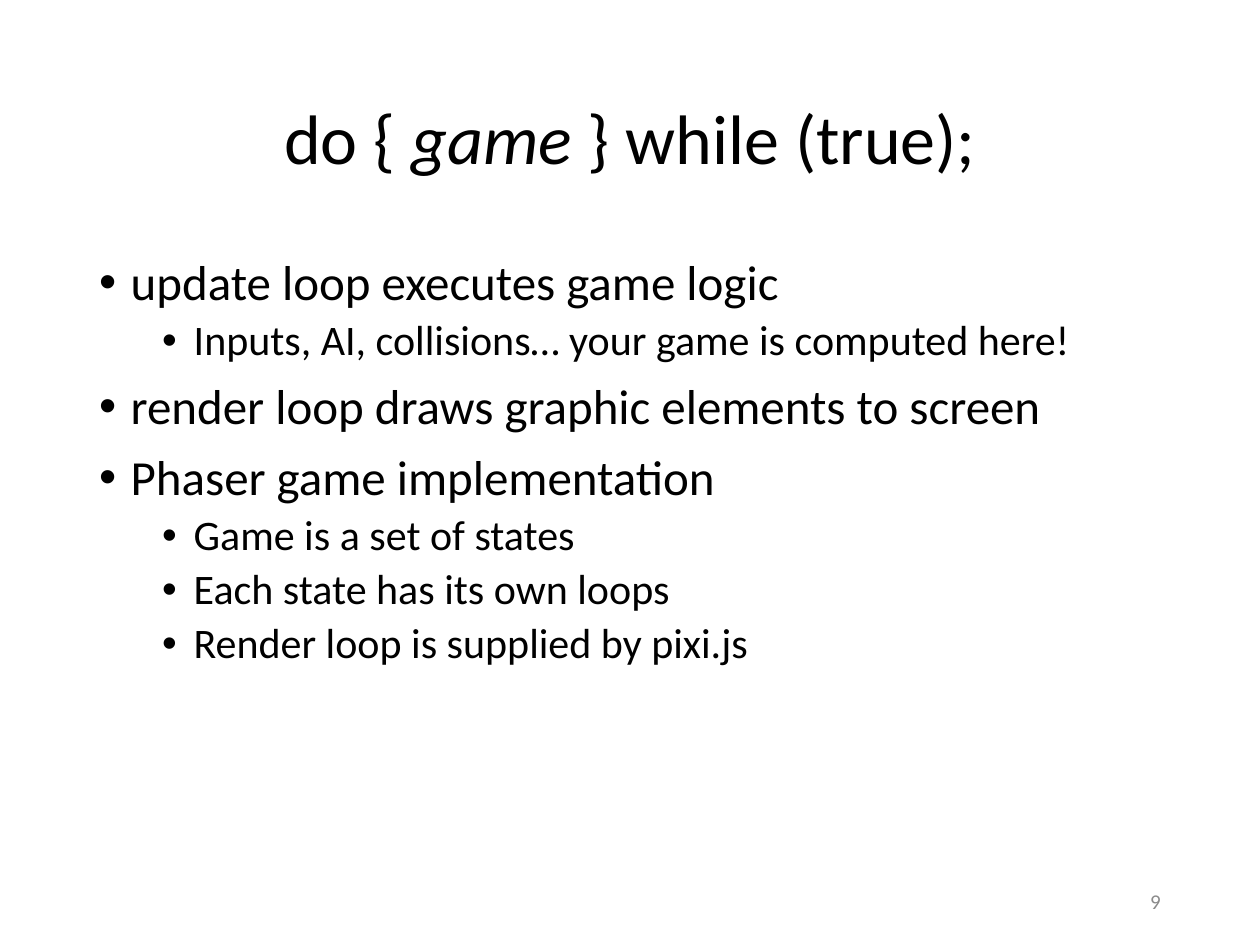
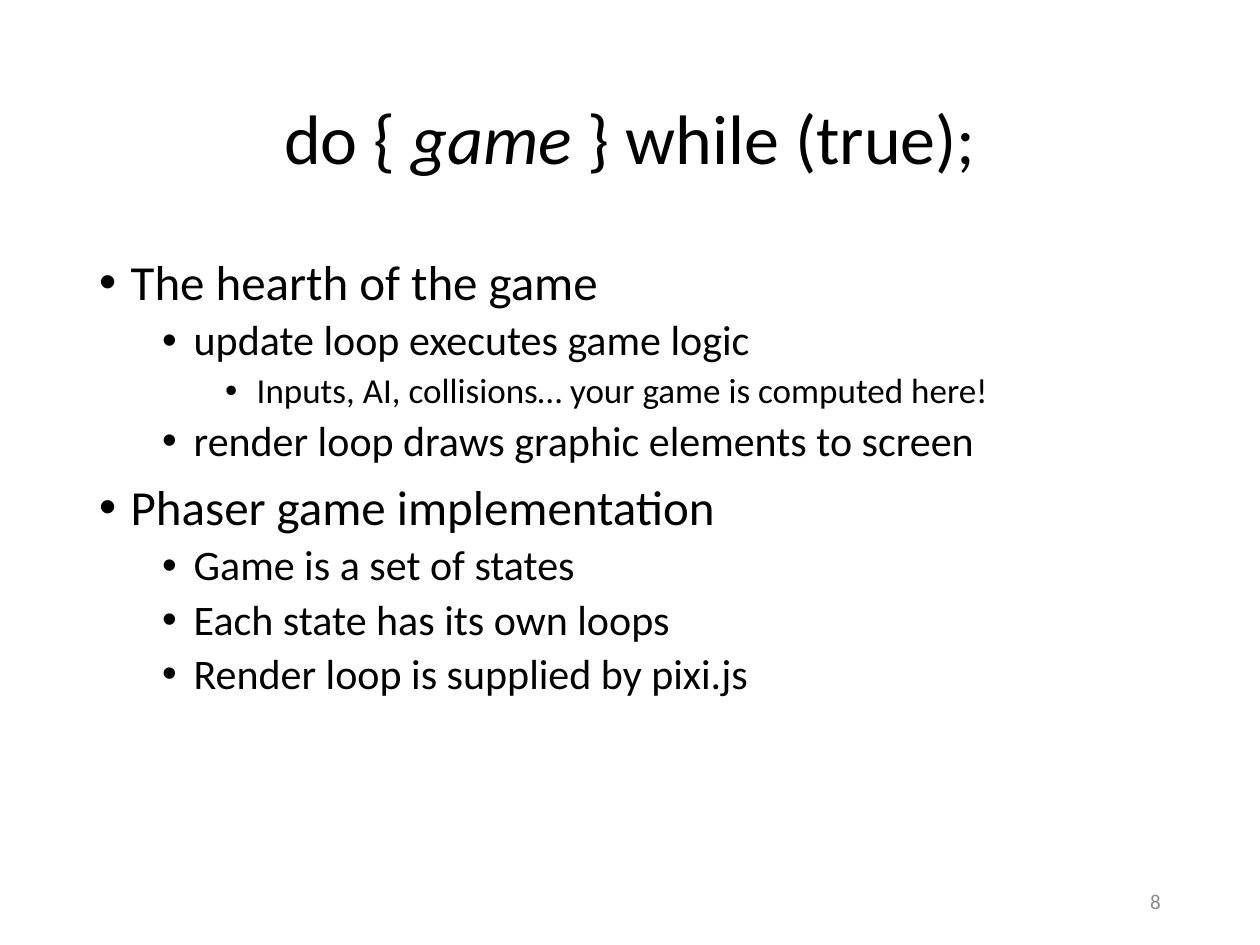
Before and after one commit to Lotti/codemotion2014, a slide deck: slide 8 of codemotion.pptx (slide 9 before the commit). Drawn at 1260x945 pixels with LibreOffice and Linux fonts; fonts in the diff are those of the drawing; background and template pictures are left out. Boxes give left, top, right and bottom in pixels: in the first picture for what was removed or moved away, otherwise in the second. Text is boxed around its words. In the diff, an @@ line names an element or a change of style, - is before the commit and + after.

Commit message:
cambiata slide game loop aggiunto riferimento a hello phaser

```diff
--- a/codemotion.pptx
+++ b/codemotion.pptx
@@ text at <box>131,266,598,309</box>: paragraph added @@
+• The hearth of the game
@@ text at <box>194,325,987,464</box>: size 28 to 24 pt in "update loop executes game logic", "render loop draws graphic elements to screen"; size 24 to 20 pt in "Inputs, AI, collisions… your game is computed ..."; list level 1 to 2 in "update loop executes game logic"; list level 2 to 3 in "Inputs, AI, collisions… your game ..."; list level 1 to 2 in "render loop draws graphic elements ..." @@
@@ page number at <box>1150,895,1161,909</box>: text changed @@
-9
+8
```
Also in this commit, not shown: 4 other slides changed, 1 slide removed, 2 other files.
